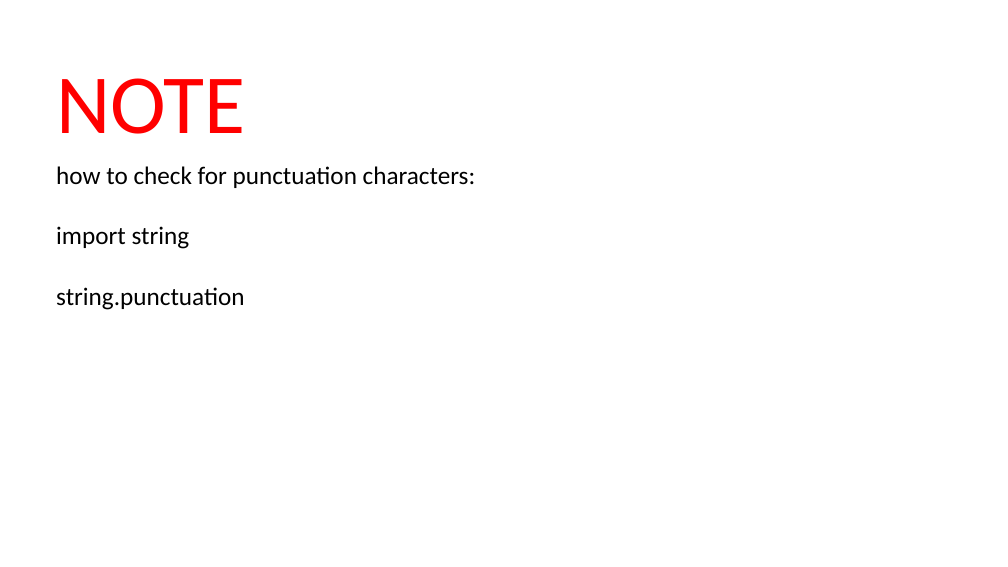
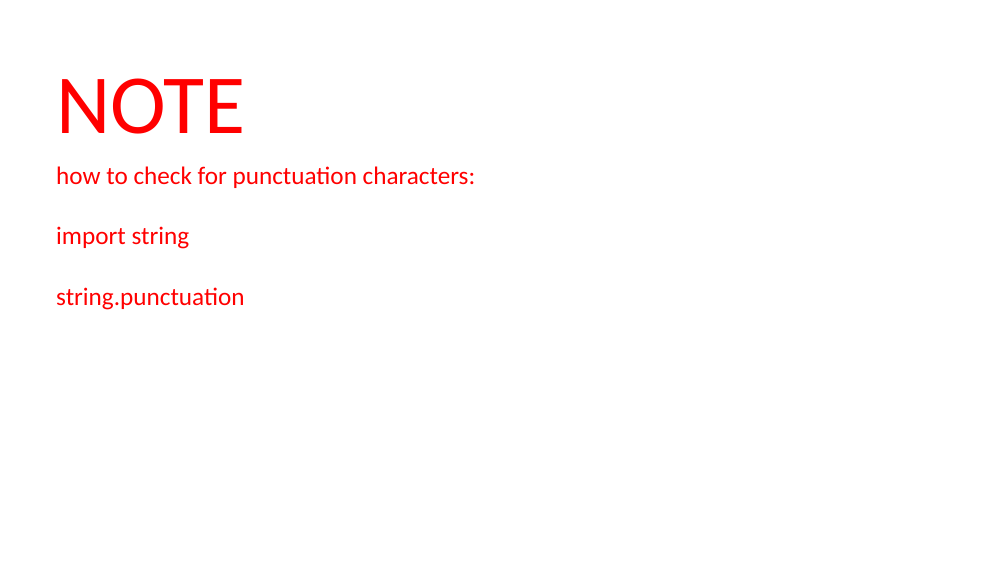
Before and after one commit to ben-allen/CIS-001, a slide deck: slide 25 of slides/functions-strings-pseudocode-unrevised.pptx (slide 20 before the commit). Drawn at 1008x567 pixels with LibreOffice and Linux fonts; fonts in the diff are those of the drawing. Boxes give left, top, right and bottom in pixels: in the first picture for what was removed or moved away, otherwise in the second. Text is boxed around its words. In the diff, an @@ line names an element or a change of style, - is before the commit and + after.

Commit message:
updated functions-strings slides

```diff
--- a/slides/functions-strings-pseudocode-unrevised.pptx
+++ b/slides/functions-strings-pseudocode-unrevised.pptx
@@ text "how to check for punctuation ..." at box(56, 166, 476, 310): text colour #000000 to #FF0000 @@
```
Also in this commit, not shown: 5 slides added.
